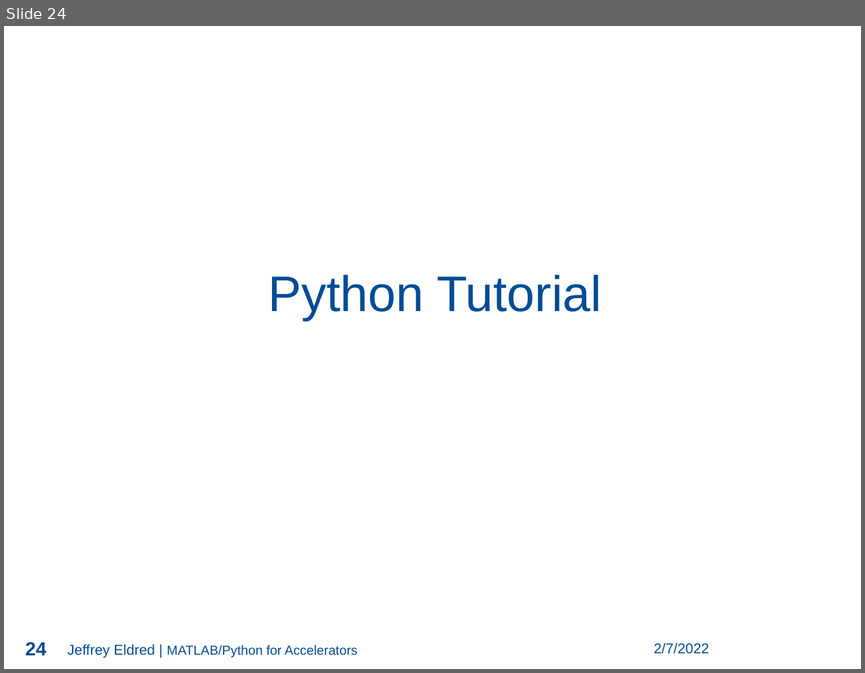
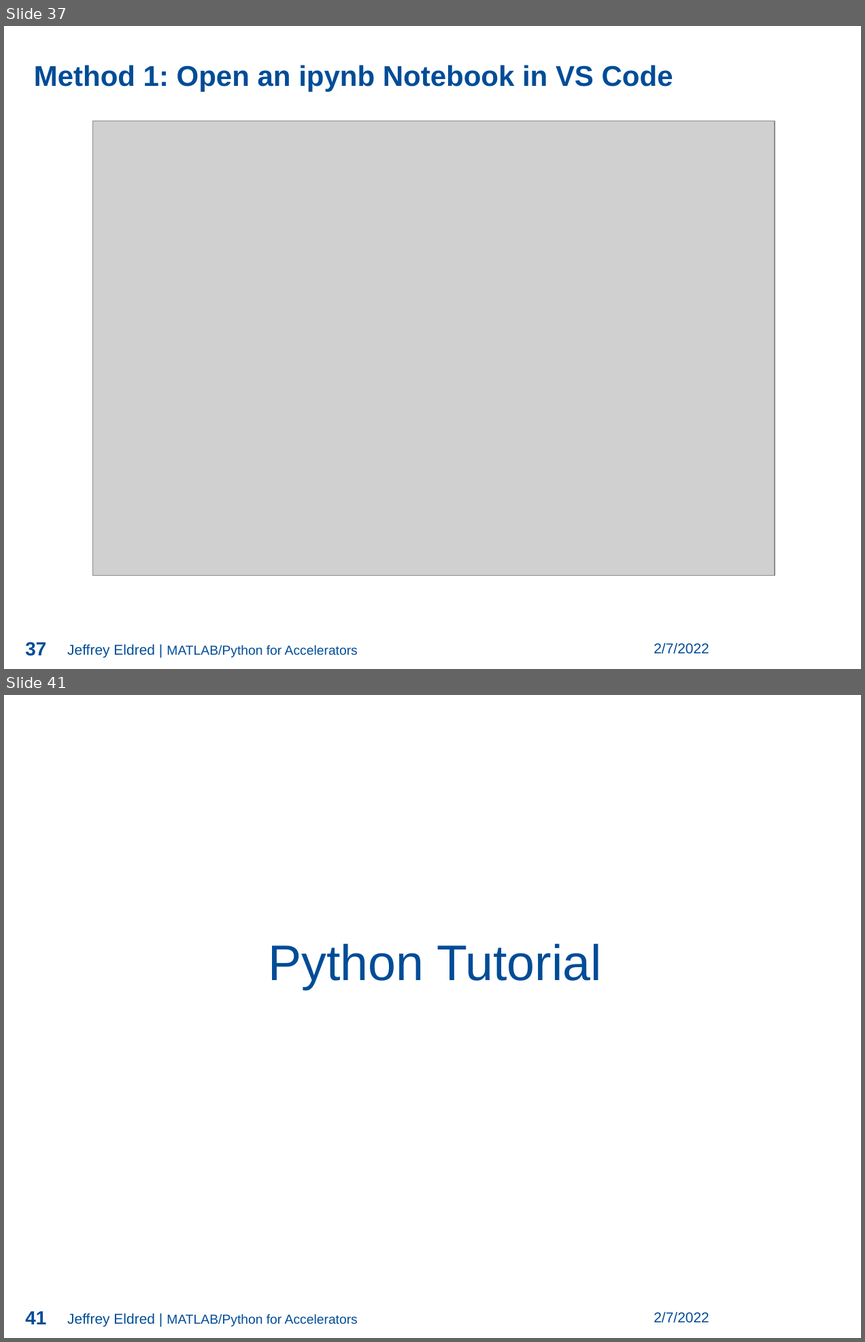
Before and after one commit to jseldred/USPAS_Python_2022, a slide deck: lectures/Eldred_1.pptx. Shown one above the other, each under a label of ours: slide 24 before the commit, slides 37 and 41 after it; the slides between them are not shown. The pictures are 865x673 and 865x1342 pixels, drawn with LibreOffice and Linux fonts; fonts in the diff are those of the drawing; grey boxes stand for pictures; background and template pictures are left out. Boxes give left, top, right and bottom in pixels: in the first picture for what was removed or moved away, otherwise in the second. Text is boxed around its words. In the diff, an @@ line names an element or a change of style, - is before the commit and + after.

```diff
--- a/lectures/Eldred_1.pptx
+++ b/lectures/Eldred_1.pptx
@@ slide 37 added at <box>4,26,861,669</box>, background picture (left out) @@
@@ page number added at <box>718,26,814,55</box>, 18 pt, text #FFFFFF @@
+37
@@ page number added at <box>718,27,815,59</box>, 18 pt, text #FFFFFF @@
+37
@@ text added at <box>34,65,673,91</box>, 24 pt, text #004C97, bold @@
+Method 1: Open an ipynb Notebook in VS Code
@@ picture added at <box>93,121,774,575</box> @@
@@ page number added at <box>25,641,46,656</box>, 16 pt, text #004C97, bold @@
+37
@@ text added at <box>67,643,358,657</box>, 11 pt, text #004C97 @@
+Jeffrey Eldred | MATLAB/Python for Accelerators
@@ text added at <box>653,642,709,654</box>, 12 pt, text #004C97 @@
+2/7/2022
@@ what was slide 24 is now slide 41 @@
@@ page number at <box>25,1310,46,1324</box>: text changed @@
-24
+41
```
Also in this commit, not shown: 6 slides changed, 16 other slides added.
